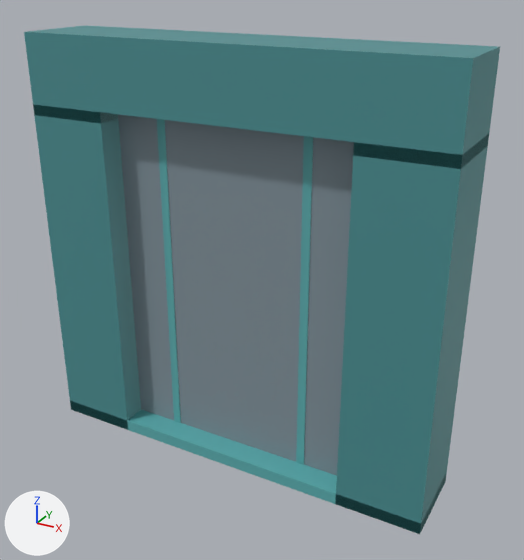
Before and after pictures for a commit that changed the glTF model game/assets/models/descent_gate.glb.
One viewpoint serves both versions: a camera (50 mm lens) standing at (3.96, -6.72, 5.72) and looking at (0.23, 0.05, 2.34). The lights are fixed; the arrows at lower left show +X, +Y and +Z. The picture after the commit comes second. Vertices at exactly the same position are counted once.

Objects in the first picture: 'descent_gate_door', 'descent_gate_frame'.
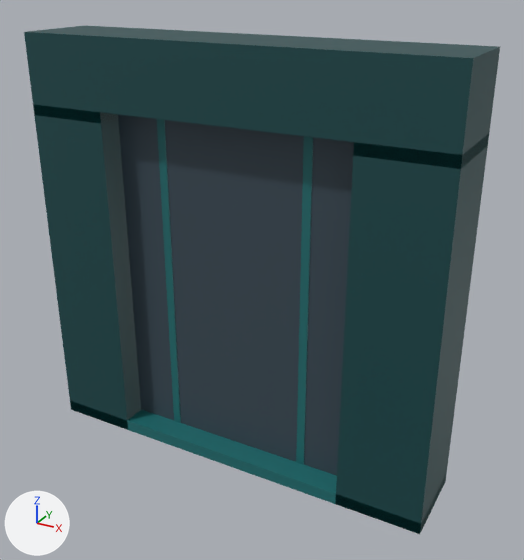
Pixel boxes (x1, y1, x2, y2) of what changed, in the pictures (524 x 560 px):
part 1 of me_descent_gate_door, recoloured: (157, 119, 313, 465) in both
part 2 of me_descent_gate_door, recoloured (darker): (118, 114, 354, 476) in both
part 3 of me_descent_gate_frame, recoloured (cyan to dark cyan): (24, 26, 500, 534) in both

Patch to the scene script:
```diff
--- a/game/assets/models/descent_gate.glb.py
+++ b/game/assets/models/descent_gate.glb.py
@@ me_descent_gate_frame @@
 me_descent_gate_frame.from_pydata(...)  # 32 vertices, 68 faces; spans x -2.5..2.5, y -0.5..0.5, z 0.0..5.0
 # used by ob_descent_gate_frame; location = (0.0, 0.0, 0.0)
+# me_descent_gate_frame part 3: 68 faces centred in x -2.5..2.5, y -0.5..0.5, z 0.0..5.0 are repainted in the vertex colours; the middle colour goes from cyan #4b9093 to dark cyan #12474a
 me_descent_gate_frame.materials.append(mat_defaultmaterial)
@@ me_descent_gate_door @@
 me_descent_gate_door.from_pydata(...)  # 24 vertices, 36 faces; spans x -1.5..1.5, y -0.21..0.21, z 0.15..4.2
 # used by ob_descent_gate_door; location = (0.0, 0.0, 0.0)
+# me_descent_gate_door part 1: 24 faces centred in x -0.95..0.95, y -0.21..0.21, z 0.15..4.2 are repainted in the vertex colours; the middle colour goes from cyan #5dafb1 to dark cyan #1c6e70
+# me_descent_gate_door part 2: 12 faces centred in x -1.5..1.5, y -0.2..0.2, z 0.15..4.2 are repainted in the vertex colours; the middle colour goes from greyish blue #83939c to dark blue #3a4a55
 me_descent_gate_door.materials.append(mat_defaultmaterial_001)
```
